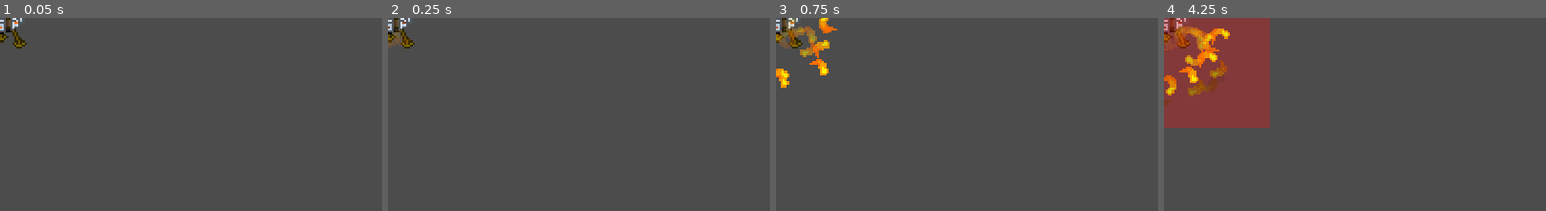
Above: before the commit, frames 1-4 (left to right).
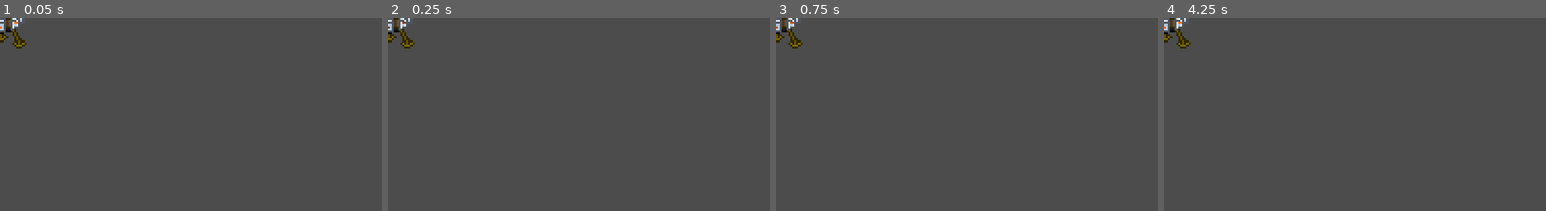
Above: after the commit, the same moments.

Repository: rakthalekk/CSC281-Project
Game: Godot game, scene res://src/FireTower.tscn
Same seed, same stepped clock (60 frames per second), same inputs: the game is played once before the commit and once after it. This scene is started directly instead of the project's main scene.
Inputs (mouse positions are % of the whole screen's width and height, from its top left):
- Up to frame 1 (0.05 s): no input
- Up to frame 2 (0.25 s): no input
- Up to frame 3 (0.75 s): move the mouse to (72, 45) at 0.52 s; hold D (right) from 0.53 s (still down); hold 1 (1) from 0.53 s (still down)
- Up to frame 4 (4.25 s): tap 2 (2) at 0.8, 1.35 s; move the mouse to (30, 55) at 1.27 s; release D (right) at 1.28 s; release 1 (1) at 1.28 s; hold S (down) 1.28-2.03 s; tap 3 (3) at 1.55 s; move the mouse to (60, 28) at 2.02 s; hold D (right) 2.03-2.78 s; hold 3 (3) 2.03-2.78 s; tap 4 (4) at 2.3, 2.85 s; move the mouse to (45, 70) at 2.77 s; hold W (up) 2.78-3.53 s; tap 5 (5) at 3.05 s; move the mouse to (80, 65) at 3.52 s; hold A (left) from 3.53 s (still down); hold 5 (5) from 3.53 s (still down); tap 6 (6) at 3.8 s
The pictures show only the part of the screen within x 0-50%, y 0-50%; the shares and areas given below are measured in that part.

Frame 1 is identical in both runs. In frame 2, 0.2% of the frame differs, in the area x 0-6%, y 5-15%; in frame 3, 1.8%; in frame 4, 16%, in the area x 0-28%, y 0-57%.

Commit message:
change to fire tower

Diff:
--- a/281-Project/src/BigBadBunny.tscn
+++ b/281-Project/src/BigBadBunny.tscn
@@ -1,7 +1,103 @@
-[gd_scene load_steps=3 format=2]
+[gd_scene load_steps=5 format=2]
 
 [ext_resource path="res://src/Enemy.tscn" type="PackedScene" id=1]
 [ext_resource path="res://src/BigBadBunny.gd" type="Script" id=2]
+
+[sub_resource type="Animation" id=1]
+resource_name = "damaged"
+length = 0.5
+tracks/0/type = "value"
+tracks/0/path = NodePath("Sprite:rotation_degrees")
+tracks/0/interp = 1
+tracks/0/loop_wrap = true
+tracks/0/imported = false
+tracks/0/enabled = true
+tracks/0/keys = {
+"times": PoolRealArray( 0, 0.5 ),
+"transitions": PoolRealArray( 1, 1 ),
+"update": 0,
+"values": [ 0.0, 360.0 ]
+}
+tracks/1/type = "method"
+tracks/1/path = NodePath(".")
+tracks/1/interp = 1
+tracks/1/loop_wrap = true
+tracks/1/imported = false
+tracks/1/enabled = true
+tracks/1/keys = {
+"times": PoolRealArray( 0.5 ),
+"transitions": PoolRealArray( 1 ),
+"values": [ {
+"args": [  ],
+"method": "disable_knockback"
+} ]
+}
+tracks/2/type = "value"
+tracks/2/path = NodePath("Sprite:frame")
+tracks/2/interp = 1
+tracks/2/loop_wrap = true
+tracks/2/imported = false
+tracks/2/enabled = true
+tracks/2/keys = {
+"times": PoolRealArray( 0 ),
+"transitions": PoolRealArray( 1 ),
+"update": 1,
+"values": [ 0 ]
+}
+
+[sub_resource type="Animation" id=2]
+resource_name = "die"
+length = 0.8
+tracks/0/type = "value"
+tracks/0/path = NodePath("Sprite:frame")
+tracks/0/interp = 1
+tracks/0/loop_wrap = true
+tracks/0/imported = false
+tracks/0/enabled = true
+tracks/0/keys = {
+"times": PoolRealArray( 0, 0.1, 0.2, 0.3 ),
+"transitions": PoolRealArray( 1, 1, 1, 1 ),
+"update": 1,
+"values": [ 18, 19, 20, 21 ]
+}
+tracks/1/type = "value"
+tracks/1/path = NodePath("CollisionShape2D:disabled")
+tracks/1/interp = 1
+tracks/1/loop_wrap = true
+tracks/1/imported = false
+tracks/1/enabled = true
+tracks/1/keys = {
+"times": PoolRealArray( 0 ),
+"transitions": PoolRealArray( 1 ),
+"update": 1,
+"values": [ true ]
+}
+tracks/2/type = "method"
+tracks/2/path = NodePath(".")
+tracks/2/interp = 1
+tracks/2/loop_wrap = true
+tracks/2/imported = false
+tracks/2/enabled = true
+tracks/2/keys = {
+"times": PoolRealArray( 0.8 ),
+"transitions": PoolRealArray( 1 ),
+"values": [ {
+"args": [  ],
+"method": "perish"
+} ]
+}
+tracks/3/type = "value"
+tracks/3/path = NodePath("Sprite:rotation_degrees")
+tracks/3/interp = 1
+tracks/3/loop_wrap = true
+tracks/3/imported = false
+tracks/3/enabled = true
+tracks/3/keys = {
+"times": PoolRealArray( 0 ),
+"transitions": PoolRealArray( 1 ),
+"update": 0,
+"values": [ 0.0 ]
+}
 
 [node name="BigBadBunny" instance=ExtResource( 1 )]
 script = ExtResource( 2 )
@@ -15,6 +111,10 @@
 [node name="Sprite" parent="." index="1"]
 scale = Vector2( 4, 4 )
 
+[node name="AnimationPlayer" parent="." index="2"]
+anims/damaged = SubResource( 1 )
+anims/die = SubResource( 2 )
+
 [node name="CollisionShape2D" parent="Hitbox" index="0"]
 position = Vector2( 0, 40 )
 scale = Vector2( 4, 4 )
--- a/281-Project/src/FireTower.gd
+++ b/281-Project/src/FireTower.gd
@@ -1,6 +1,6 @@
 extends Structure
 
-
+var targets = []
 
 func disable_attack():
 	$DamageInterval.stop()
@@ -11,11 +11,6 @@
 	end_invulnerability()
 
 
-func _on_ActivateInterval_timeout():
-	anim_player.play("fire")
-	$DamageInterval.start()
-
-
 func _on_DamageInterval_timeout():
 	for e in $FireZone.get_overlapping_bodies():
 		if e is Enemy:
@@ -23,9 +18,19 @@
 
 
 func _on_FireZone_body_entered(body):
-	if body is Enemy:
-		body.damage(10, Vector2.ZERO)
+	if $DamageInterval.time_left == 0:
+		$DamageInterval.start()
+
+	anim_player.play("fire")
+	targets.append(body)
 
 
 func _on_HealRingTimer_timeout():
 	$HealRing.visible = false
+
+
+func _on_FireZone_body_exited(body):
+	if body in targets:
+		targets.erase(body)
+	if targets.size() == 0:
+		disable_attack()
--- a/281-Project/src/FireTower.tscn
+++ b/281-Project/src/FireTower.tscn
@@ -19,7 +19,6 @@
 gradient = SubResource( 23 )
 
 [sub_resource type="ParticlesMaterial" id=25]
-emission_ring_axis = Vector3( 0, 0, 0 )
 flag_disable_z = true
 direction = Vector3( 0, -1, 0 )
 spread = 90.0
@@ -36,19 +35,19 @@
 [sub_resource type="Animation" id=18]
 length = 0.001
 tracks/0/type = "value"
-tracks/0/path = NodePath("FireZone/CollisionShape2D:disabled")
-tracks/0/interp = 1
-tracks/0/loop_wrap = true
-tracks/0/imported = false
-tracks/0/enabled = true
-tracks/0/keys = {
-"times": PoolRealArray( 0 ),
-"transitions": PoolRealArray( 1 ),
-"update": 0,
-"values": [ true ]
+tracks/0/path = NodePath("Sprite:frame")
+tracks/0/interp = 1
+tracks/0/loop_wrap = true
+tracks/0/imported = false
+tracks/0/enabled = true
+tracks/0/keys = {
+"times": PoolRealArray( 0 ),
+"transitions": PoolRealArray( 1 ),
+"update": 0,
+"values": [ 0 ]
 }
 tracks/1/type = "value"
-tracks/1/path = NodePath("FireZone/ColorRect:visible")
+tracks/1/path = NodePath("Particles2D Upper:emitting")
 tracks/1/interp = 1
 tracks/1/loop_wrap = true
 tracks/1/imported = false
@@ -60,7 +59,7 @@
 "values": [ false ]
 }
 tracks/2/type = "value"
-tracks/2/path = NodePath("Sprite:frame")
+tracks/2/path = NodePath("Particles2D Lower:emitting")
 tracks/2/interp = 1
 tracks/2/loop_wrap = true
 tracks/2/imported = false
@@ -69,66 +68,77 @@
 "times": PoolRealArray( 0 ),
 "transitions": PoolRealArray( 1 ),
 "update": 0,
-"values": [ 0 ]
+"values": [ false ]
 }
 
 [sub_resource type="Animation" id=19]
 resource_name = "fire"
 length = 2.0
-tracks/0/type = "value"
-tracks/0/path = NodePath("FireZone/CollisionShape2D:disabled")
-tracks/0/interp = 1
-tracks/0/loop_wrap = true
-tracks/0/imported = false
-tracks/0/enabled = true
-tracks/0/keys = {
-"times": PoolRealArray( 0, 2 ),
-"transitions": PoolRealArray( 1, 1 ),
-"update": 1,
-"values": [ false, true ]
+loop = true
+tracks/0/type = "value"
+tracks/0/path = NodePath("Particles2D Upper:emitting")
+tracks/0/interp = 1
+tracks/0/loop_wrap = true
+tracks/0/imported = false
+tracks/0/enabled = true
+tracks/0/keys = {
+"times": PoolRealArray( 0 ),
+"transitions": PoolRealArray( 1 ),
+"update": 1,
+"values": [ true ]
 }
 tracks/1/type = "value"
-tracks/1/path = NodePath("FireZone/ColorRect:visible")
+tracks/1/path = NodePath("Particles2D Lower:emitting")
 tracks/1/interp = 1
 tracks/1/loop_wrap = true
 tracks/1/imported = false
 tracks/1/enabled = true
 tracks/1/keys = {
-"times": PoolRealArray( 0, 2 ),
-"transitions": PoolRealArray( 1, 1 ),
-"update": 1,
-"values": [ true, false ]
-}
-tracks/2/type = "method"
-tracks/2/path = NodePath(".")
+"times": PoolRealArray( 0 ),
+"transitions": PoolRealArray( 1 ),
+"update": 1,
+"values": [ true ]
+}
+
+[sub_resource type="Animation" id=21]
+resource_name = "idle"
+length = 0.6
+loop = true
+tracks/0/type = "value"
+tracks/0/path = NodePath("Sprite:frame")
+tracks/0/interp = 1
+tracks/0/loop_wrap = true
+tracks/0/imported = false
+tracks/0/enabled = true
+tracks/0/keys = {
+"times": PoolRealArray( 0, 0.1, 0.2, 0.3, 0.4, 0.5 ),
+"transitions": PoolRealArray( 1, 1, 1, 1, 1, 1 ),
+"update": 1,
+"values": [ 0, 1, 2, 3, 4, 5 ]
+}
+tracks/1/type = "value"
+tracks/1/path = NodePath("Particles2D Upper:emitting")
+tracks/1/interp = 1
+tracks/1/loop_wrap = true
+tracks/1/imported = false
+tracks/1/enabled = true
+tracks/1/keys = {
+"times": PoolRealArray( 0 ),
+"transitions": PoolRealArray( 1 ),
+"update": 1,
+"values": [ false ]
+}
+tracks/2/type = "value"
+tracks/2/path = NodePath("Particles2D Lower:emitting")
 tracks/2/interp = 1
 tracks/2/loop_wrap = true
 tracks/2/imported = false
 tracks/2/enabled = true
 tracks/2/keys = {
-"times": PoolRealArray( 2 ),
-"transitions": PoolRealArray( 1 ),
-"values": [ {
-"args": [  ],
-"method": "disable_attack"
-} ]
-}
-
-[sub_resource type="Animation" id=21]
-resource_name = "idle"
-length = 0.6
-loop = true
-tracks/0/type = "value"
-tracks/0/path = NodePath("Sprite:frame")
-tracks/0/interp = 1
-tracks/0/loop_wrap = true
-tracks/0/imported = false
-tracks/0/enabled = true
-tracks/0/keys = {
-"times": PoolRealArray( 0, 0.1, 0.2, 0.3, 0.4, 0.5 ),
-"transitions": PoolRealArray( 1, 1, 1, 1, 1, 1 ),
-"update": 1,
-"values": [ 0, 1, 2, 3, 4, 5 ]
+"times": PoolRealArray( 0 ),
+"transitions": PoolRealArray( 1 ),
+"update": 1,
+"values": [ false ]
 }
 
 [sub_resource type="Animation" id=16]
@@ -163,8 +173,8 @@
 "values": [ true, false, true ]
 }
 
-[sub_resource type="RectangleShape2D" id=20]
-extents = Vector2( 208, 208 )
+[sub_resource type="CircleShape2D" id=26]
+radius = 186.762
 
 [node name="FireTower" type="StaticBody2D"]
 position = Vector2( 0, 16 )
@@ -175,6 +185,7 @@
 [node name="Particles2D Upper" type="Particles2D" parent="."]
 material = SubResource( 22 )
 position = Vector2( 1, -37 )
+emitting = false
 amount = 40
 process_material = SubResource( 25 )
 texture = ExtResource( 4 )
@@ -203,24 +214,12 @@
 one_shot = true
 
 [node name="FireZone" type="Area2D" parent="."]
+collision_layer = 0
+collision_mask = 2
 
 [node name="CollisionShape2D" type="CollisionShape2D" parent="FireZone"]
 position = Vector2( 0, -8 )
-shape = SubResource( 20 )
-disabled = true
-
-[node name="ColorRect" type="ColorRect" parent="FireZone"]
-visible = false
-margin_left = -208.0
-margin_top = -216.0
-margin_right = 208.0
-margin_bottom = 200.0
-mouse_filter = 2
-color = Color( 0.976471, 0.0705882, 0.0705882, 0.321569 )
-
-[node name="ActivateInterval" type="Timer" parent="."]
-wait_time = 4.0
-autostart = true
+shape = SubResource( 26 )
 
 [node name="DamageInterval" type="Timer" parent="."]
 wait_time = 0.5
@@ -235,12 +234,13 @@
 material = SubResource( 22 )
 position = Vector2( 2, -15 )
 rotation = -3.14159
+emitting = false
 amount = 40
 process_material = SubResource( 25 )
 texture = ExtResource( 4 )
 
 [connection signal="timeout" from="InvincibilityTimer" to="." method="_on_InvincibilityTimer_timeout"]
 [connection signal="body_entered" from="FireZone" to="." method="_on_FireZone_body_entered"]
-[connection signal="timeout" from="ActivateInterval" to="." method="_on_ActivateInterval_timeout"]
+[connection signal="body_exited" from="FireZone" to="." method="_on_FireZone_body_exited"]
 [connection signal="timeout" from="DamageInterval" to="." method="_on_DamageInterval_timeout"]
 [connection signal="timeout" from="HealRingTimer" to="." method="_on_HealRingTimer_timeout"]
--- a/281-Project/src/Forg.gd
+++ b/281-Project/src/Forg.gd
@@ -2,7 +2,7 @@
 
 
 var queue_attack = false
-
+var tounge_target = null
 
 func play_jump():
 	anim_player.play("hop")
@@ -22,7 +22,11 @@
 
 func _on_EntityDetect_body_entered(body):
 	queue_attack = true
-	$Tounge.look_at(body.global_position - Vector2(0, 20))
+	tounge_target = body
+
+
+func get_tounge_direction():
+	$Tounge.look_at(tounge_target.global_position - Vector2(0, 20))
 
 
 func _on_Tounge_body_entered(body):
--- a/281-Project/src/Forg.tscn
+++ b/281-Project/src/Forg.tscn
@@ -132,7 +132,7 @@
 
 [sub_resource type="Animation" id=12]
 resource_name = "attack"
-length = 0.6
+length = 0.9
 step = 0.05
 tracks/0/type = "value"
 tracks/0/path = NodePath("Sprite:frame")
@@ -153,7 +153,7 @@
 tracks/1/imported = false
 tracks/1/enabled = true
 tracks/1/keys = {
-"times": PoolRealArray( 0.3, 0.6 ),
+"times": PoolRealArray( 0.6, 0.85 ),
 "transitions": PoolRealArray( 1, 1 ),
 "update": 1,
 "values": [ true, false ]
@@ -165,7 +165,7 @@
 tracks/2/imported = false
 tracks/2/enabled = true
 tracks/2/keys = {
-"times": PoolRealArray( 0.3, 0.35, 0.4, 0.45, 0.5 ),
+"times": PoolRealArray( 0.6, 0.65, 0.7, 0.75, 0.8 ),
 "transitions": PoolRealArray( 1, 1, 1, 1, 1 ),
 "update": 1,
 "values": [ 0, 1, 2, 1, 0 ]
@@ -177,7 +177,7 @@
 tracks/3/imported = false
 tracks/3/enabled = true
 tracks/3/keys = {
-"times": PoolRealArray( 0.3, 0.6 ),
+"times": PoolRealArray( 0.6, 0.85 ),
 "transitions": PoolRealArray( 1, 1 ),
 "update": 1,
 "values": [ false, true ]
@@ -189,7 +189,7 @@
 tracks/4/imported = false
 tracks/4/enabled = true
 tracks/4/keys = {
-"times": PoolRealArray( 0, 0.6 ),
+"times": PoolRealArray( 0.6, 0.9 ),
 "transitions": PoolRealArray( 1, 1 ),
 "update": 1,
 "values": [ true, false ]
@@ -201,7 +201,7 @@
 tracks/5/imported = false
 tracks/5/enabled = true
 tracks/5/keys = {
-"times": PoolRealArray( 0.3, 0.35, 0.4, 0.45, 0.5 ),
+"times": PoolRealArray( 0.6, 0.65, 0.7, 0.75, 0.8 ),
 "transitions": PoolRealArray( 1, 1, 1, 1, 1 ),
 "update": 0,
 "values": [ Vector2( 61, 13 ), Vector2( 124.5, 13 ), Vector2( 192.5, 13 ), Vector2( 124.5, 13 ), Vector2( 60.5, 13 ) ]
@@ -213,10 +213,24 @@
 tracks/6/imported = false
 tracks/6/enabled = true
 tracks/6/keys = {
-"times": PoolRealArray( 0.3, 0.4, 0.45, 0.5 ),
+"times": PoolRealArray( 0.6, 0.7, 0.75, 0.8 ),
 "transitions": PoolRealArray( 1, 1, 1, 1 ),
 "update": 0,
 "values": [ Vector2( 68.5, 3 ), Vector2( 201, 3 ), Vector2( 129, 3 ), Vector2( 68.5, 3 ) ]
+}
+tracks/7/type = "method"
+tracks/7/path = NodePath(".")
+tracks/7/interp = 1
+tracks/7/loop_wrap = true
+tracks/7/imported = false
+tracks/7/enabled = true
+tracks/7/keys = {
+"times": PoolRealArray( 0.3 ),
+"transitions": PoolRealArray( 1 ),
+"values": [ {
+"args": [  ],
+"method": "get_tounge_direction"
+} ]
 }
 
 [sub_resource type="Animation" id=4]
@@ -279,10 +293,10 @@
 tracks/4/imported = false
 tracks/4/enabled = true
 tracks/4/keys = {
-"times": PoolRealArray( 0 ),
-"transitions": PoolRealArray( 1 ),
-"update": 1,
-"values": [ false ]
+"times": PoolRealArray( 0, 0.1 ),
+"transitions": PoolRealArray( 1, 1 ),
+"update": 1,
+"values": [ true, false ]
 }
 tracks/5/type = "value"
 tracks/5/path = NodePath("Sprite:frame")
--- a/281-Project/src/Main.tscn
+++ b/281-Project/src/Main.tscn
@@ -1274,6 +1274,8 @@
 script = ExtResource( 17 )
 
 [node name="Worm_Head" type="KinematicBody2D" parent="Worm"]
+collision_layer = 0
+collision_mask = 16
 script = ExtResource( 18 )
 
 [node name="CollisionShape2D" type="CollisionShape2D" parent="Worm/Worm_Head"]
